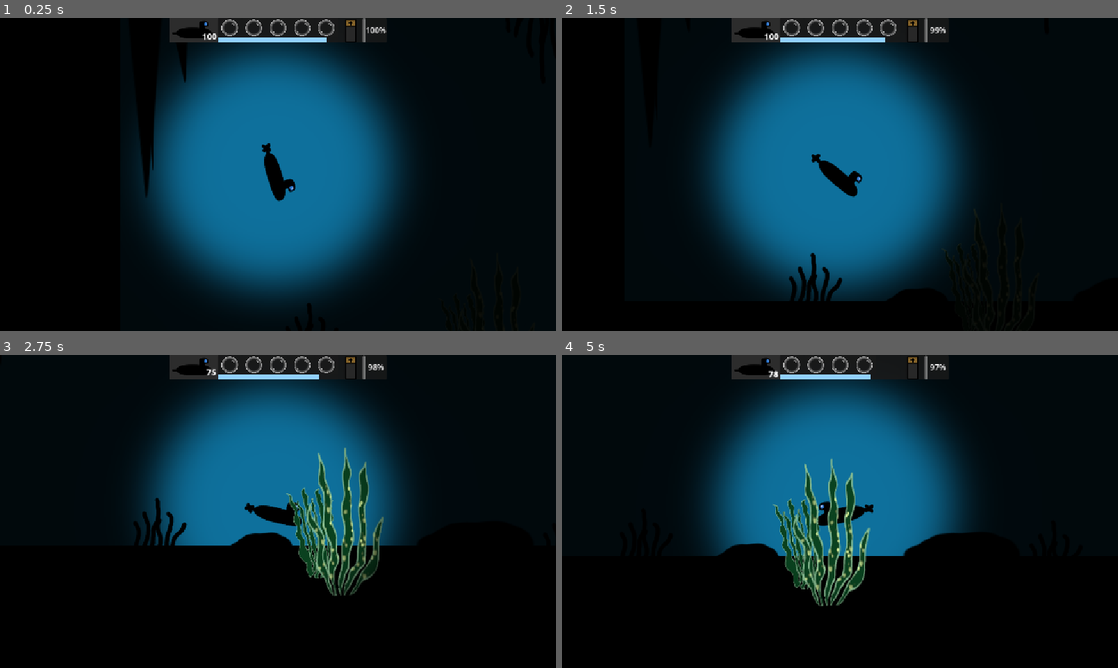
Above: before the commit, frames 1-4 (two rows, left to right).
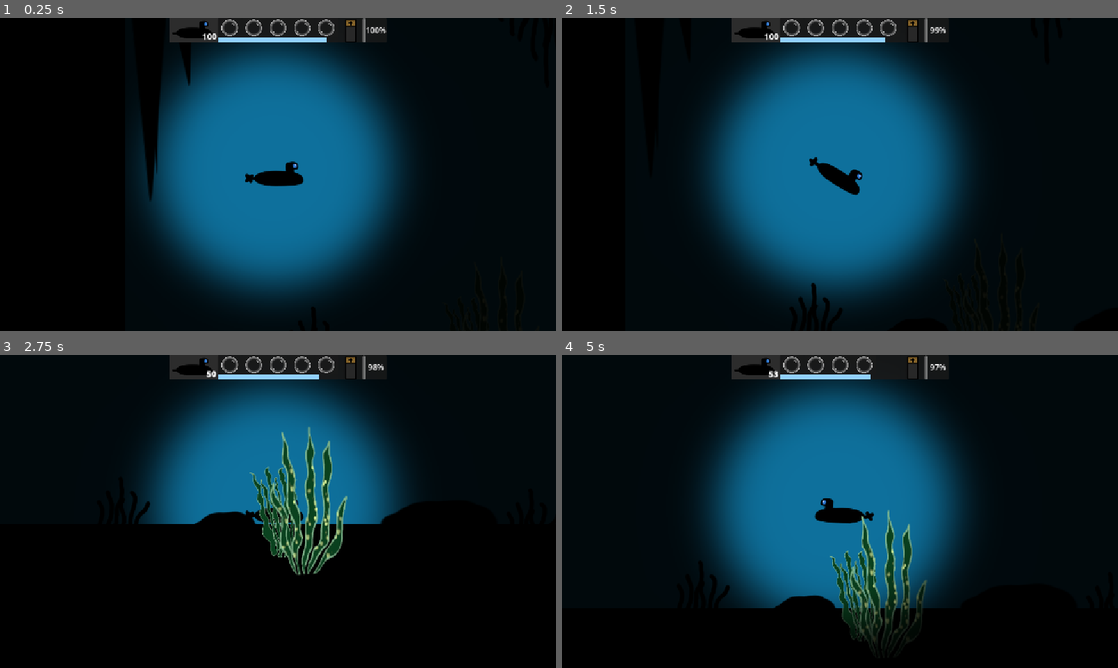
Above: after the commit, the same moments.

Repository: EddieRowe/godot-wild-jam-82
Game: Godot game, scene res://levels/level_1.tscn
Two runs of this game, one before a commit and one after it. Both use one fixed random seed, a clock stepped at 60 frames per second and the inputs below. This scene is started directly instead of the project's main scene.
Inputs:
- Up to frame 1 (0.25 s): no input
- Up to frame 2 (1.5 s): tap Enter (ui_accept) at 0.5, 0.77 s; hold Right (ui_right) 0.53-1.28 s; hold Down (ui_down) from 1.28 s (still down)
- Up to frame 3 (2.75 s): tap Enter (ui_accept) at 1.52 s; release Down (ui_down) at 2.03 s; hold Right (ui_right) from 2.03 s (still down)
- Up to frame 4 (5 s): release Right (ui_right) at 2.78 s; hold Up (ui_up) 2.78-3.53 s; tap Enter (ui_accept) at 3.02, 3.77, 4.52 s; hold Left (ui_left) from 3.53 s (still down)

The runs differ from the first frame. In frame 1, 1.2% of the frame differs, in the area x 24-57%, y 10-94%; in frame 2, 1.3%; in frame 3, 8.3%; in frame 4, 11%, in the area x 24-75%, y 4-94%.

Commit message:
Freeze submarine until user begins input

Diff:
--- a/prefabs/Player.tscn
+++ b/prefabs/Player.tscn
@@ -57,6 +57,7 @@
 position = Vector2(-25, -15)
 
 [node name="RigidBody2D" type="RigidBody2D" parent="." node_paths=PackedStringArray("health", "oxygen", "energy", "sprite", "audio", "propellor", "restart_timer") groups=["Player"]]
+freeze = true
 continuous_cd = 1
 contact_monitor = true
 max_contacts_reported = 3
--- a/scripts/submarine_script.gd
+++ b/scripts/submarine_script.gd
@@ -12,6 +12,7 @@
 @export var rotation_speed : float = 0.1
 
 var can_move : bool = true
+var game_started: bool = false
 var level : int
 
 func _ready() -> void:
@@ -36,9 +37,14 @@
 	var vertical_movement = Input.get_axis("ui_up", "ui_down")
 	var movement = Vector2(horizontal_movement, vertical_movement)
 
-	apply_central_force(movement * move_speed)
+	if !game_started and movement:
+		freeze = false
+		game_started = true
 
-	_handle_flip_sprite(movement)
+	if game_started:
+		apply_central_force(movement * move_speed)
+		_handle_flip_sprite(movement)
+
 
 	energy._handle_lighting(Input.is_action_pressed("ui_accept"))
 
